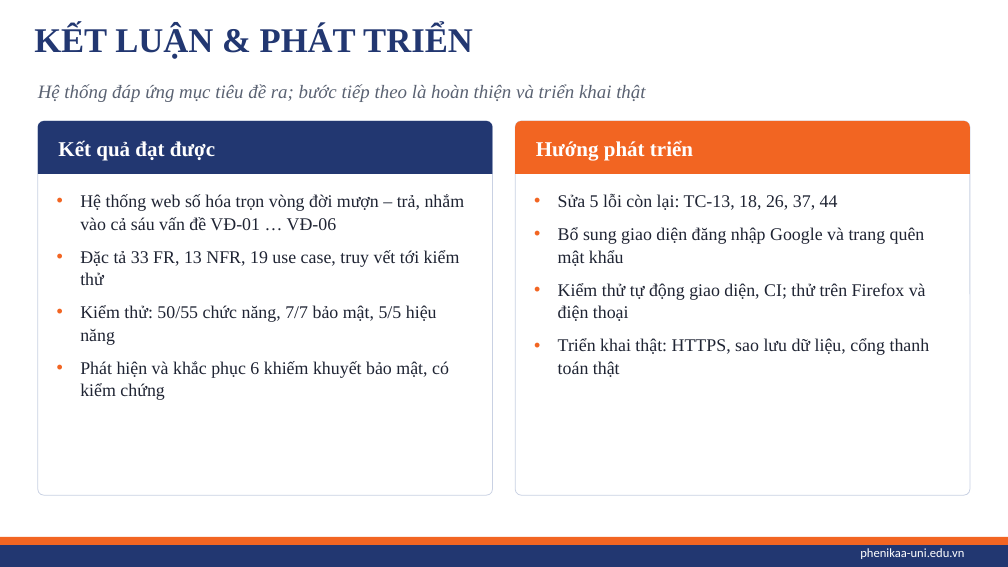
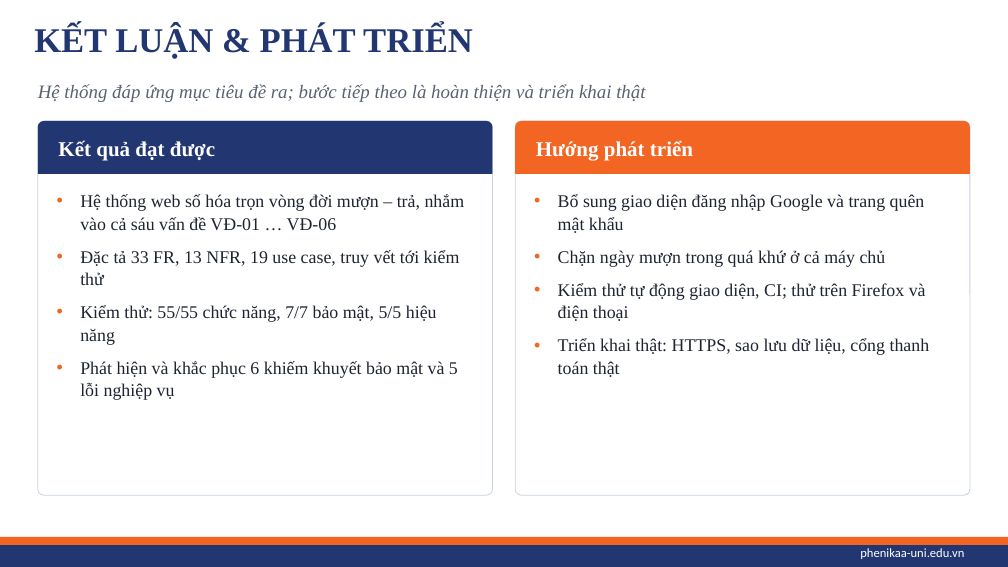
Before and after one commit to GowShrek/Doanchuyenganh_K17_Dnnhat_23010345, a slide deck: slide 18 of BaoCao/SlideThuyetTrinh_FahasaDigital.pptx. Drawn at 1008x567 pixels with LibreOffice and Linux fonts; fonts in the diff are those of the drawing; background and template pictures are left out. Boxes give left, top, right and bottom in pixels: in the first picture for what was removed or moved away, otherwise in the second. Text is boxed around its words. In the diff, an @@ line names an element or a change of style, - is before the commit and + after.

Commit message:
Cập nhật báo cáo và slide theo kết quả kiểm thử cuối 55/55
- Chương 4: lần chạy cuối đạt 55/55 ca; năm lỗi TC-13, 18, 26, 37, 44 ghi rõ cách khắc phục;
  bảng đối chiếu: 32/33 FR đạt (còn FR-03), NFR-06 đạt; cập nhật hạn chế và hướng phát triển
- Chương 2: thêm BR-11 (thời hạn mượn tối đa 30 ngày), cập nhật cột kiểm thử của các use case
- Kết quả kiểm thử chức năng (functional_a, functional_b) của lần chạy cuối
- Slide 8, 14, 16, 18 và ghi chú thuyết trình theo kết quả mới

```diff
--- a/BaoCao/SlideThuyetTrinh_FahasaDigital.pptx
+++ b/BaoCao/SlideThuyetTrinh_FahasaDigital.pptx
@@ text at bbox=[558, 194, 838, 210]: paragraph removed @@
-• Sửa 5 lỗi còn lại: TC-13, 18, 26, 37, 44
@@ text at bbox=[558, 250, 886, 267]: paragraph added @@
+• Chặn ngày mượn trong quá khứ ở cả máy chủ
@@ text at bbox=[80, 305, 458, 400]: text changed @@
-• Kiểm thử: 50/55 chức năng, 7/7 bảo mật, 5/5 hiệu năng
-• Phát hiện và khắc phục 6 khiếm khuyết bảo mật, có kiểm chứng
+• Kiểm thử: 55/55 chức năng, 7/7 bảo mật, 5/5 hiệu năng
+• Phát hiện và khắc phục 6 khiếm khuyết bảo mật và 5 lỗi nghiệp vụ
```
Also in this commit, not shown: 3 other slides changed, 6 other files.
